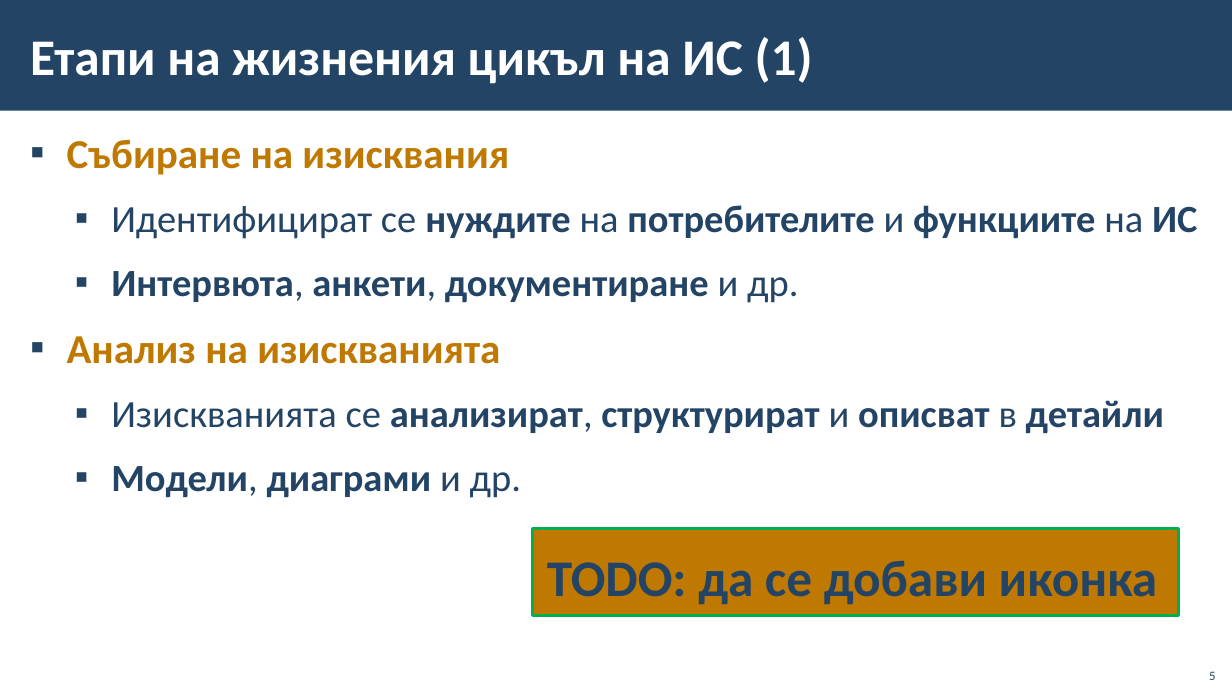
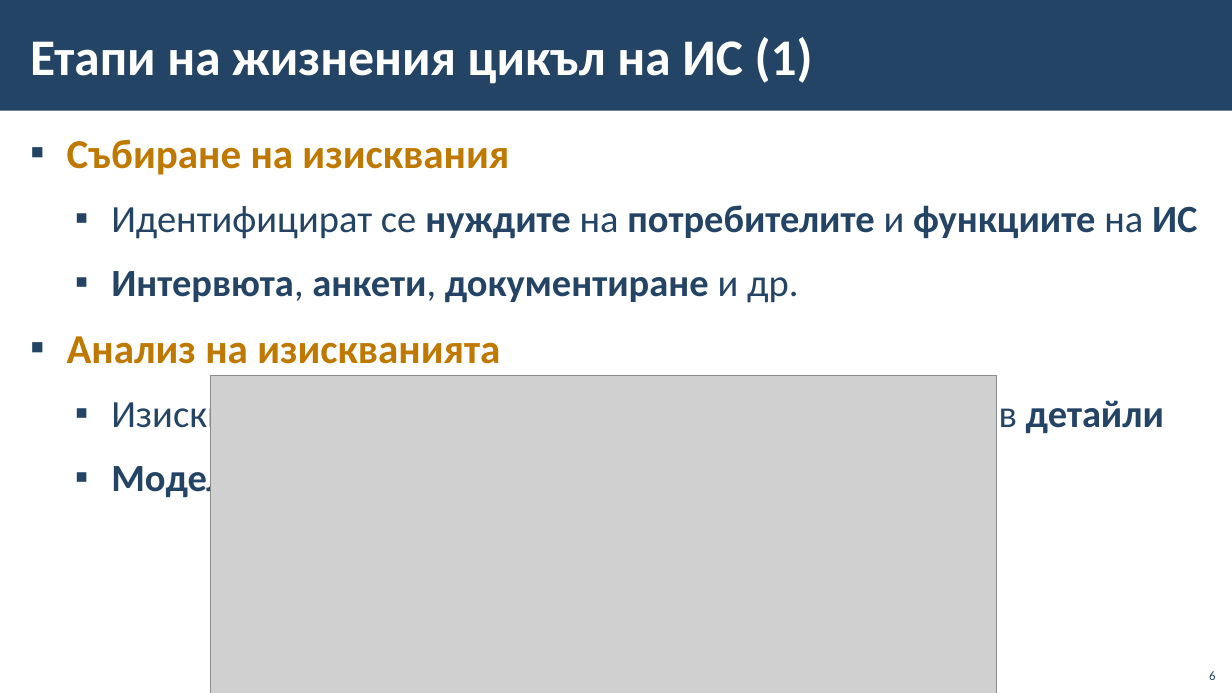
Before and after one commit to BG-IT-Edu/School-Programming, a slide deck: slide 6 of Courses/Software-Sciences/Module-4-Information-Systems-New/09-Life-cycle-of-Information-System/09-Life-cycle-of-Information-System.pptx (slide 5 before the commit). Drawn at 1232x693 pixels with LibreOffice and Linux fonts; fonts in the diff are those of the drawing; grey boxes stand for pictures; background and template pictures are left out. Boxes give left, top, right and bottom in pixels: in the first picture for what was removed or moved away, otherwise in the second. Text is boxed around its words. In the diff, an @@ line names an element or a change of style, - is before the commit and + after.

```diff
--- a/Courses/Software-Sciences/Module-4-Information-Systems-New/09-Life-cycle-of-Information-System/09-Life-cycle-of-Information-System.pptx
+++ b/Courses/Software-Sciences/Module-4-Information-Systems-New/09-Life-cycle-of-Information-System/09-Life-cycle-of-Information-System.pptx
@@ picture added at [211, 376, 996, 693] @@
@@ rectangle removed at [532, 529, 1178, 616] @@
-TODO: да се добави иконка
@@ page number at [1209, 671, 1215, 680]: text changed @@
-5
+6
```
Also in this commit, not shown: 1 other slide changed, 1 slide added.
